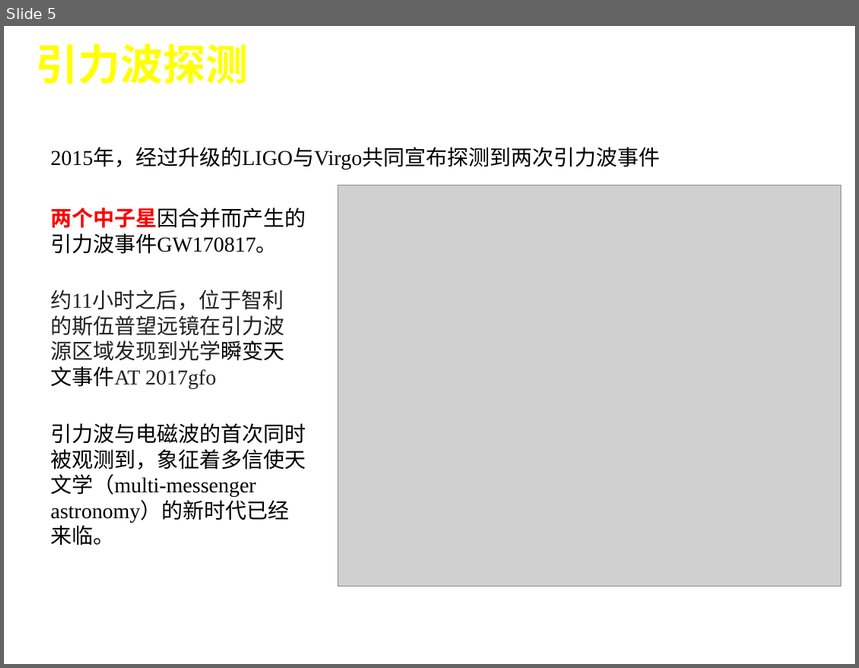
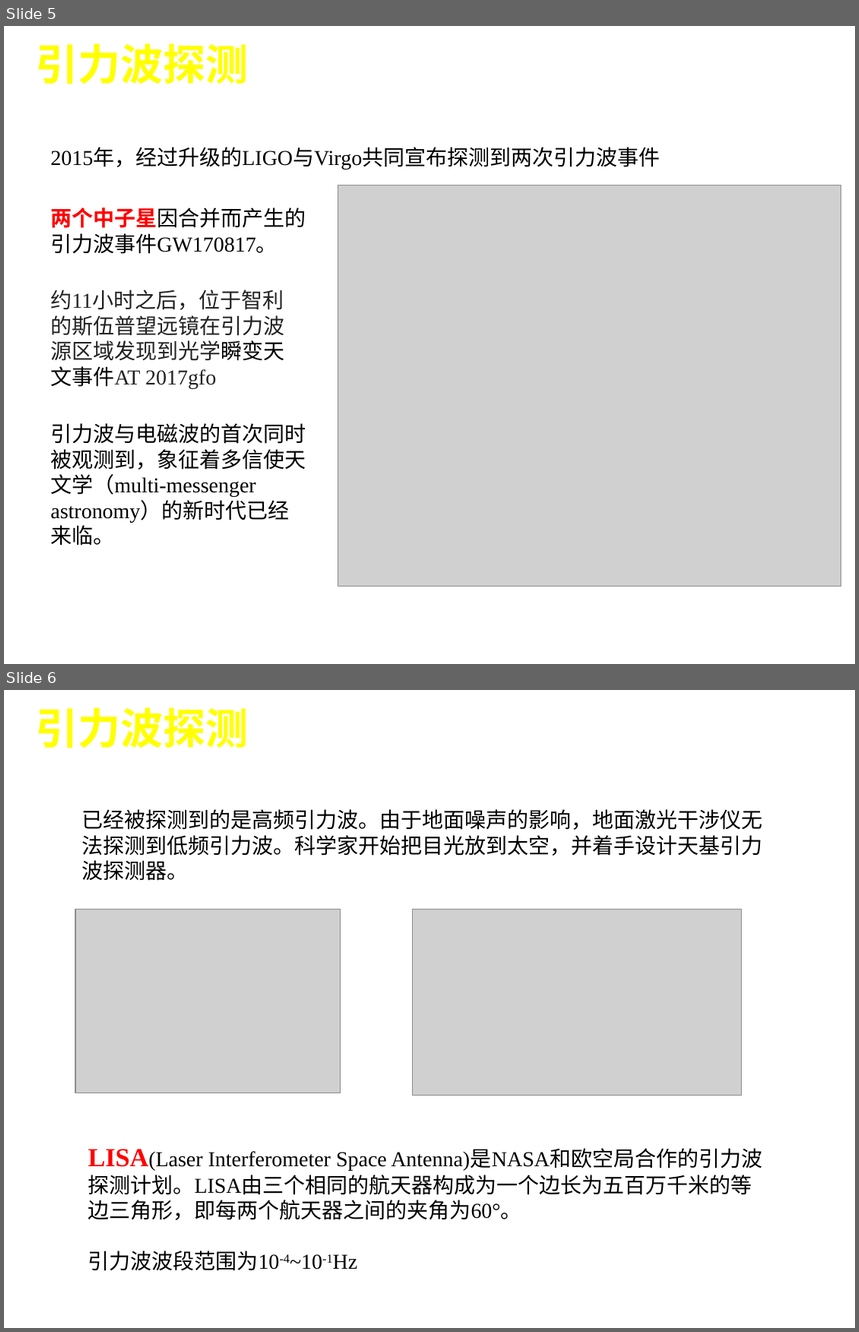
Before and after one commit to cateliu/Test, a slide deck: 第二学年/Report/开题报告/Reference.pptx. Shown one above the other, each under a label of ours: slide 5 before the commit, slides 5 and 6 after it. The pictures are 859x668 and 859x1332 pixels, drawn with LibreOffice and Linux fonts; fonts in the diff are those of the drawing; grey boxes stand for pictures; background and template pictures are left out. Boxes give left, top, right and bottom in pixels: in the first picture for what was removed or moved away, otherwise in the second. Text is boxed around its words. In the diff, an @@ line names an element or a change of style, - is before the commit and + after.

```diff
--- a/第二学年/Report/开题报告/Reference.pptx
+++ b/第二学年/Report/开题报告/Reference.pptx
@@ slide 6 added at [4, 690, 855, 1328], background #FFFFFF @@
@@ title added at [36, 707, 249, 748], 36 pt, text #FFFF00, bold @@
+引力波探测
@@ text added at [82, 809, 763, 881], 18 pt, text #000000 @@
+已经被探测到的是高频引力波。由于地面噪声的影响，地面激光干涉仪无法探测到低频引力波。科学家开始把目光放到太空，并着手设计天基引力波探测器。
@@ picture added at [75, 910, 340, 1094] @@
@@ picture added at [413, 910, 742, 1095] @@
@@ text added at [88, 1149, 762, 1271], 18 pt, text #000000 @@
+LISA(Laser Interferometer Space Antenna)是NASA和欧空局合作的引力波探测计划。LISA由三个相同的航天器构成为一个边长为五百万千米的等边三角形，即每两个航天器之间的夹角为60°。
+引力波波段范围为10-4~10-1Hz
```
Also in this commit, not shown: 3 slides changed, 10 other slides added, 1 slide removed, 7 other files.
